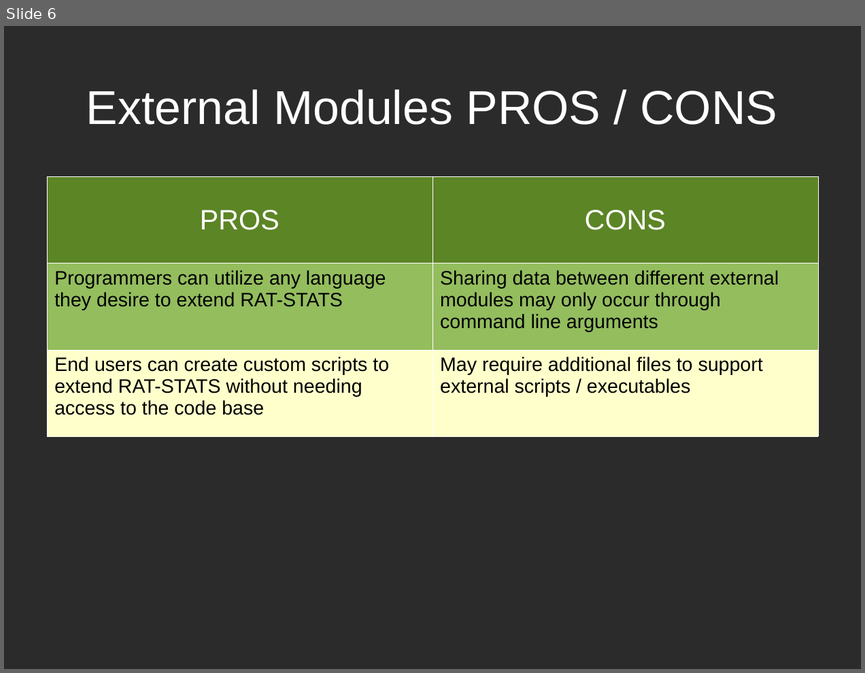
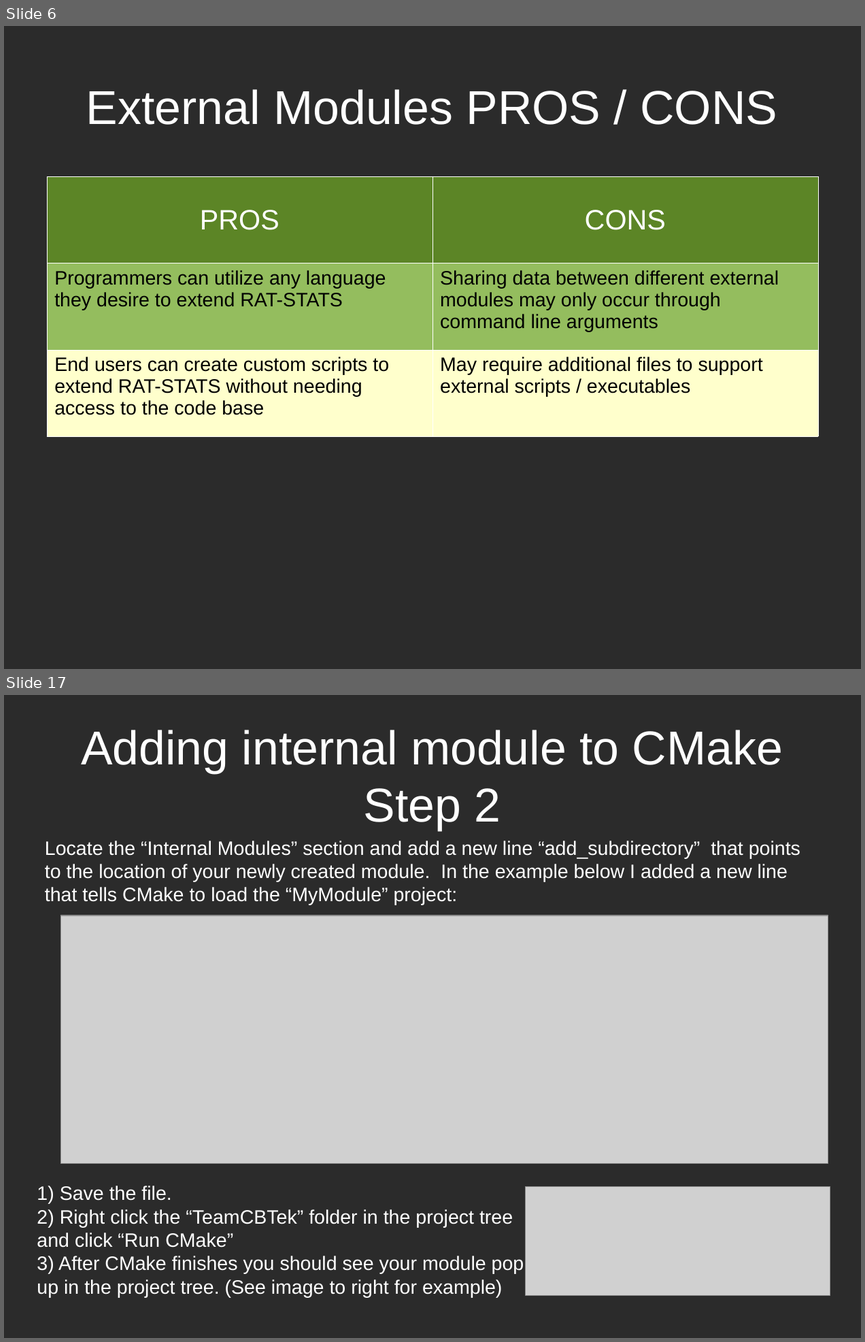
Before and after one commit to cbtek/RStats2017, a slide deck: submission/rstats_help/rstats_module_extensions.odp. Shown one above the other, each under a label of ours: slide 6 before the commit, slides 6 and 17 after it; the slides between them are not shown. The pictures are 865x673 and 865x1342 pixels, drawn with LibreOffice and Linux fonts; fonts in the diff are those of the drawing; grey boxes stand for pictures; background and template pictures are left out; a plain dark background stands for a picture behind light text. Boxes give left, top, right and bottom in pixels: in the first picture for what was removed or moved away, otherwise in the second. Text is boxed around its words. In the diff, an @@ line names an element or a change of style, - is before the commit and + after.

```diff
--- a/submission/rstats_help/rstats_module_extensions.odp
+++ b/submission/rstats_help/rstats_module_extensions.odp
@@ slide 17 added at (4,695,861,1338), background picture (left out) @@
@@ title added at (81,730,783,830), 44 pt, text #FFFFFF @@
+Adding internal module to CMake
+Step 2
@@ text added at (45,841,800,905), 18 pt, text #FFFFFF @@
+Locate the “Internal Modules” section and add a new line “add_subdirectory” that points to the location of your newly created module. In the example below I added a new line that tells CMake to load the “MyModule” project:
@@ picture added at (60,916,828,1164) @@
@@ text added at (37,1185,524,1297), 18 pt, text #FFFFFF @@
+1) Save the file.
+2) Right click the “TeamCBTek” folder in the project tree and click “Run CMake”
+3) After CMake finishes you should see your module pop up in the project tree. (See image to right for example)
@@ picture added at (526,1187,830,1295) @@
```
Also in this commit, not shown: 3 slides changed, 18 other slides added, 16 other files.
